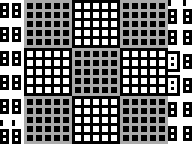
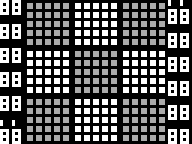
The second (192, 144) image is a revision of the first. Changes to its layers:
painted on "foreground" over [0, 0, 192, 144]
